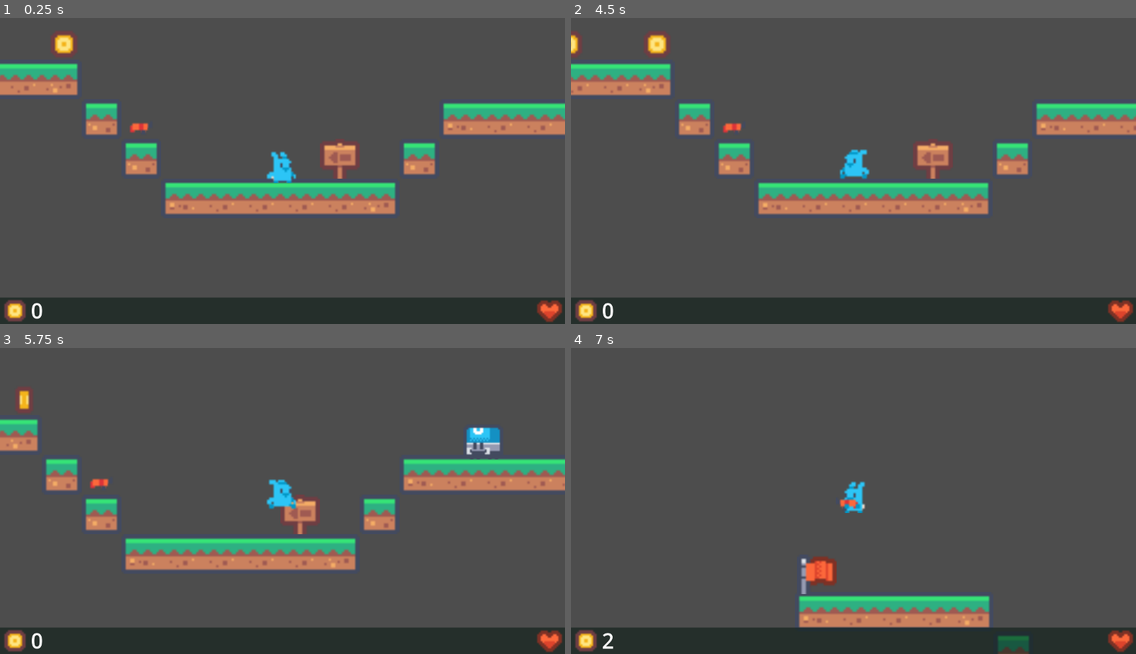
Above: before the commit, frames 1-4 (two rows, left to right).
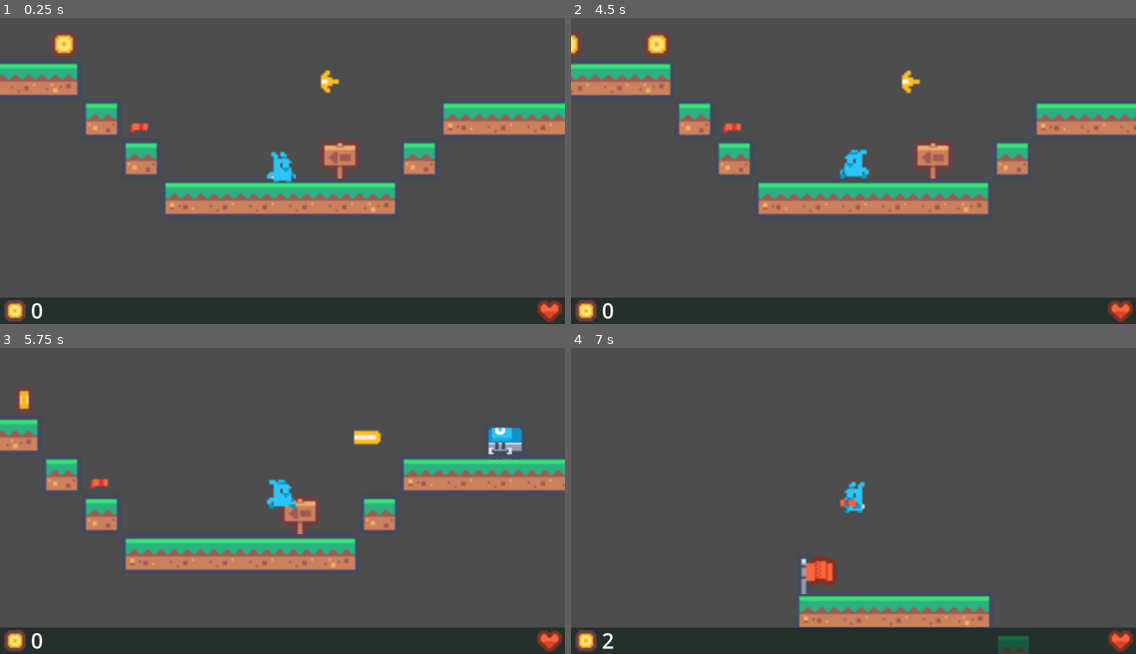
Above: after the commit, the same moments.

Repository: T-oo-T/game-development-final-project
Game: Godot game, scene res://Scenes/main.tscn
The game is run twice, just before and just after one commit, with the same random seed, the same clock (stepped at 60 frames per second) and the same inputs.
Inputs:
- Up to frame 1 (0.25 s): no input
- Up to frame 2 (4.5 s): hold Up (jump) 0.53-1.28 s; hold Right (right) 0.53-2.03 s; tap Space (shoot) at 0.6, 1.55, 2.1, 2.85, 4.35 s; tap Up (jump) at 1.35, 1.52, 1.82, 3.02, 3.32 s; hold Left (left) 2.03-2.78 s; hold Up (jump) 2.03-2.78 s; hold Right (right) 2.78-4.28 s; hold Up (jump) 3.53-4.28 s; hold Left (left) from 4.28 s (still down)
- Up to frame 3 (5.75 s): tap Up (jump) at 4.52, 4.82 s; release Left (left) at 5.03 s; hold Right (right) from 5.03 s (still down); hold Up (jump) from 5.03 s (still down); tap Space (shoot) at 5.1 s
- Up to frame 4 (7 s): release Right (right) at 5.78 s; release Up (jump) at 5.78 s; hold Left (left) from 5.78 s (still down); tap Up (jump) at 5.85, 6.02, 6.32 s; tap Space (shoot) at 6.05, 6.6 s; hold Up (jump) from 6.53 s (still down)

The runs differ from the first frame. In frame 1, 0.2% of the frame differs, in the area x 56-61%, y 17-25%; in frame 2, 0.2%; in frame 3, 1.0%, in the area x 62-93%, y 25-37%; in frame 4, nothing differs.

Commit message:
add bullet

Diff:
--- /dev/null
+++ b/Scenes/bullet.tscn
@@ -0,0 +1,37 @@
+[gd_scene load_steps=6 format=3 uid="uid://c3hlu44wmhrk8"]
+
+[ext_resource type="Texture2D" uid="uid://1dwyapexo7ub" path="res://Assets/Environment/gun_blast.png" id="1_oduel"]
+[ext_resource type="Script" uid="uid://cqgak8j8jsv6s" path="res://Scripts/bullet.gd" id="1_ycag2"]
+[ext_resource type="Texture2D" uid="uid://prooby7tktby" path="res://Assets/Environment/gun_bullet.png" id="2_ycag2"]
+
+[sub_resource type="RectangleShape2D" id="RectangleShape2D_odot3"]
+size = Vector2(11, 6)
+
+[sub_resource type="SpriteFrames" id="SpriteFrames_ycag2"]
+animations = [{
+"frames": [{
+"duration": 1.0,
+"texture": ExtResource("1_oduel")
+}, {
+"duration": 1.0,
+"texture": ExtResource("2_ycag2")
+}],
+"loop": false,
+"name": &"shoot",
+"speed": 3.0
+}]
+
+[node name="Bullet" type="Area2D"]
+script = ExtResource("1_ycag2")
+
+[node name="CollisionShape2D" type="CollisionShape2D" parent="."]
+position = Vector2(-0.5, 0)
+shape = SubResource("RectangleShape2D_odot3")
+
+[node name="AnimatedSprite2D" type="AnimatedSprite2D" parent="."]
+sprite_frames = SubResource("SpriteFrames_ycag2")
+animation = &"shoot"
+frame = 1
+frame_progress = 1.0
+
+[connection signal="body_entered" from="." to="." method="_on_body_entered"]
--- a/Scenes/map1.tscn
+++ b/Scenes/map1.tscn
@@ -7,6 +7,7 @@
 [ext_resource type="PackedScene" uid="uid://v2c3fspwrw7a" path="res://Scenes/coin.tscn" id="5_0650q"]
 [ext_resource type="PackedScene" uid="uid://c5eqkl4qxymt1" path="res://Scenes/robo.tscn" id="6_rxi31"]
 [ext_resource type="PackedScene" uid="uid://bxsfb1x50qvke" path="res://Scenes/gun.tscn" id="7_73eik"]
+[ext_resource type="PackedScene" uid="uid://c3hlu44wmhrk8" path="res://Scenes/bullet.tscn" id="8_wouuh"]
 
 [sub_resource type="TileSetAtlasSource" id="TileSetAtlasSource_26yhd"]
 texture = ExtResource("1_ci6au")
@@ -53,5 +54,8 @@
 [node name="Gun" parent="." instance=ExtResource("7_73eik")]
 position = Vector2(-63, -5)
 
+[node name="Bullet" parent="." instance=ExtResource("8_wouuh")]
+position = Vector2(18, -26)
+
 [connection signal="body_entered" from="Flag" to="." method="_on_flag_body_entered"]
 [connection signal="body_entered" from="Gun" to="." method="_on_gun_body_entered"]
--- a/Scenes/player.tscn
+++ b/Scenes/player.tscn
@@ -6,7 +6,6 @@
 [ext_resource type="Texture2D" uid="uid://vhjb32w06l0v" path="res://Assets/Player/player_gun_idle.png" id="4_vgqql"]
 [ext_resource type="Texture2D" uid="uid://cqcaiolt1quwp" path="res://Assets/Player/player_gun_move.png" id="5_fkybt"]
 [ext_resource type="Texture2D" uid="uid://dm1k12xvg5xhs" path="res://Assets/Player/player_gun_shoot.png" id="6_x3wgy"]
-[ext_resource type="Texture2D" uid="uid://1dwyapexo7ub" path="res://Assets/Environment/gun_blast.png" id="7_3smsa"]
 
 [sub_resource type="CapsuleShape2D" id="CapsuleShape2D_p3ir5"]
 radius = 4.0
@@ -26,17 +25,67 @@
 "update": 1,
 "values": [ExtResource("1_4flbx")]
 }
-tracks/1/type = "value"
-tracks/1/imported = false
-tracks/1/enabled = true
-tracks/1/path = NodePath("../GunBlast:visible")
-tracks/1/interp = 1
-tracks/1/loop_wrap = true
-tracks/1/keys = {
+
+[sub_resource type="Animation" id="Animation_fkybt"]
+resource_name = "gun_idle"
+tracks/0/type = "value"
+tracks/0/imported = false
+tracks/0/enabled = true
+tracks/0/path = NodePath("../Sprite2D:texture")
+tracks/0/interp = 1
+tracks/0/loop_wrap = true
+tracks/0/keys = {
 "times": PackedFloat32Array(0),
 "transitions": PackedFloat32Array(1),
 "update": 1,
-"values": [false]
+"values": [ExtResource("4_vgqql")]
+}
+
+[sub_resource type="Animation" id="Animation_3smsa"]
+resource_name = "gun_jump"
+tracks/0/type = "value"
+tracks/0/imported = false
+tracks/0/enabled = true
+tracks/0/path = NodePath("../Sprite2D:texture")
+tracks/0/interp = 1
+tracks/0/loop_wrap = true
+tracks/0/keys = {
+"times": PackedFloat32Array(0),
+"transitions": PackedFloat32Array(1),
+"update": 1,
+"values": [ExtResource("5_fkybt")]
+}
+
+[sub_resource type="Animation" id="Animation_x3wgy"]
+resource_name = "gun_run"
+length = 0.5
+tracks/0/type = "value"
+tracks/0/imported = false
+tracks/0/enabled = true
+tracks/0/path = NodePath("../Sprite2D:texture")
+tracks/0/interp = 1
+tracks/0/loop_wrap = true
+tracks/0/keys = {
+"times": PackedFloat32Array(0, 0.3333),
+"transitions": PackedFloat32Array(1, 1),
+"update": 1,
+"values": [ExtResource("5_fkybt"), ExtResource("4_vgqql")]
+}
+
+[sub_resource type="Animation" id="Animation_8erm5"]
+resource_name = "gun_shoot"
+length = 2.0
+tracks/0/type = "value"
+tracks/0/imported = false
+tracks/0/enabled = true
+tracks/0/path = NodePath("../Sprite2D:texture")
+tracks/0/interp = 1
+tracks/0/loop_wrap = true
+tracks/0/keys = {
+"times": PackedFloat32Array(0, 1.53333),
+"transitions": PackedFloat32Array(1, 1),
+"update": 1,
+"values": [ExtResource("6_x3wgy"), ExtResource("4_vgqql")]
 }
 
 [sub_resource type="Animation" id="Animation_onrkg"]
@@ -85,80 +134,6 @@
 "values": [ExtResource("3_i3pqv"), ExtResource("1_4flbx")]
 }
 
-[sub_resource type="Animation" id="Animation_fkybt"]
-resource_name = "gun_idle"
-tracks/0/type = "value"
-tracks/0/imported = false
-tracks/0/enabled = true
-tracks/0/path = NodePath("../Sprite2D:texture")
-tracks/0/interp = 1
-tracks/0/loop_wrap = true
-tracks/0/keys = {
-"times": PackedFloat32Array(0),
-"transitions": PackedFloat32Array(1),
-"update": 1,
-"values": [ExtResource("4_vgqql")]
-}
-
-[sub_resource type="Animation" id="Animation_x3wgy"]
-resource_name = "gun_run"
-length = 0.5
-tracks/0/type = "value"
-tracks/0/imported = false
-tracks/0/enabled = true
-tracks/0/path = NodePath("../Sprite2D:texture")
-tracks/0/interp = 1
-tracks/0/loop_wrap = true
-tracks/0/keys = {
-"times": PackedFloat32Array(0, 0.3333),
-"transitions": PackedFloat32Array(1, 1),
-"update": 1,
-"values": [ExtResource("5_fkybt"), ExtResource("4_vgqql")]
-}
-
-[sub_resource type="Animation" id="Animation_3smsa"]
-resource_name = "gun_jump"
-tracks/0/type = "value"
-tracks/0/imported = false
-tracks/0/enabled = true
-tracks/0/path = NodePath("../Sprite2D:texture")
-tracks/0/interp = 1
-tracks/0/loop_wrap = true
-tracks/0/keys = {
-"times": PackedFloat32Array(0),
-"transitions": PackedFloat32Array(1),
-"update": 1,
-"values": [ExtResource("5_fkybt")]
-}
-
-[sub_resource type="Animation" id="Animation_8erm5"]
-resource_name = "gun_shoot"
-length = 0.5
-tracks/0/type = "value"
-tracks/0/imported = false
-tracks/0/enabled = true
-tracks/0/path = NodePath("../Sprite2D:texture")
-tracks/0/interp = 1
-tracks/0/loop_wrap = true
-tracks/0/keys = {
-"times": PackedFloat32Array(0, 0.3333),
-"transitions": PackedFloat32Array(1, 1),
-"update": 1,
-"values": [ExtResource("6_x3wgy"), ExtResource("4_vgqql")]
-}
-tracks/1/type = "value"
-tracks/1/imported = false
-tracks/1/enabled = true
-tracks/1/path = NodePath("../GunBlast:visible")
-tracks/1/interp = 1
-tracks/1/loop_wrap = true
-tracks/1/keys = {
-"times": PackedFloat32Array(0, 0.333),
-"transitions": PackedFloat32Array(1, 1),
-"update": 1,
-"values": [true, false]
-}
-
 [sub_resource type="AnimationLibrary" id="AnimationLibrary_sweqy"]
 _data = {
 &"RESET": SubResource("Animation_i3pqv"),
@@ -188,8 +163,3 @@
 libraries = {
 &"": SubResource("AnimationLibrary_sweqy")
 }
-
-[node name="GunBlast" type="Sprite2D" parent="."]
-visible = false
-position = Vector2(14, 3)
-texture = ExtResource("7_3smsa")
--- /dev/null
+++ b/Scripts/bullet.gd
@@ -0,0 +1,21 @@
+class_name Bullet extends Area2D
+
+const SPEED = 30.0
+
+var going_right
+
+func _ready() -> void:
+	$AnimatedSprite2D.play("shoot")
+	going_right = true
+
+func _process(delta: float) -> void:
+	var direction := 1.0 if going_right else -1.0
+	position.x += direction * SPEED * delta
+
+
+func _on_body_entered(body: Node2D) -> void:
+	queue_free()
+
+	if body is Robo:
+		body.queue_free()
+		print("bullet hit enemy!")
--- a/Scripts/player.gd
+++ b/Scripts/player.gd
@@ -36,11 +36,6 @@
 	if Input.is_action_pressed("jump") and is_on_floor():
 		velocity.y = JUMP_VELOCITY
 
-	if Input.is_action_just_pressed("shoot"):
-		print("shoot")
-		_play_animation("shoot")
-
-
 	# Handle direction
 	var direction := Input.get_axis("left", "right")
 	if direction:
@@ -55,4 +50,10 @@
 
 		velocity.x = move_toward(velocity.x, 0, SPEED)
 
+	# TODO: add some kind of cooldown to shooting
+	if has_gun and Input.is_action_just_pressed("shoot"):
+		print("shoot")
+		_play_animation("shoot")
+
+
 	move_and_slide()
Not shown: 1 places in Scenes/map1.tscn that only renumber resources
Not shown: 1 places in Scenes/player.tscn that only renumber resources
Not shown, added: Scripts/bullet.gd.uid
